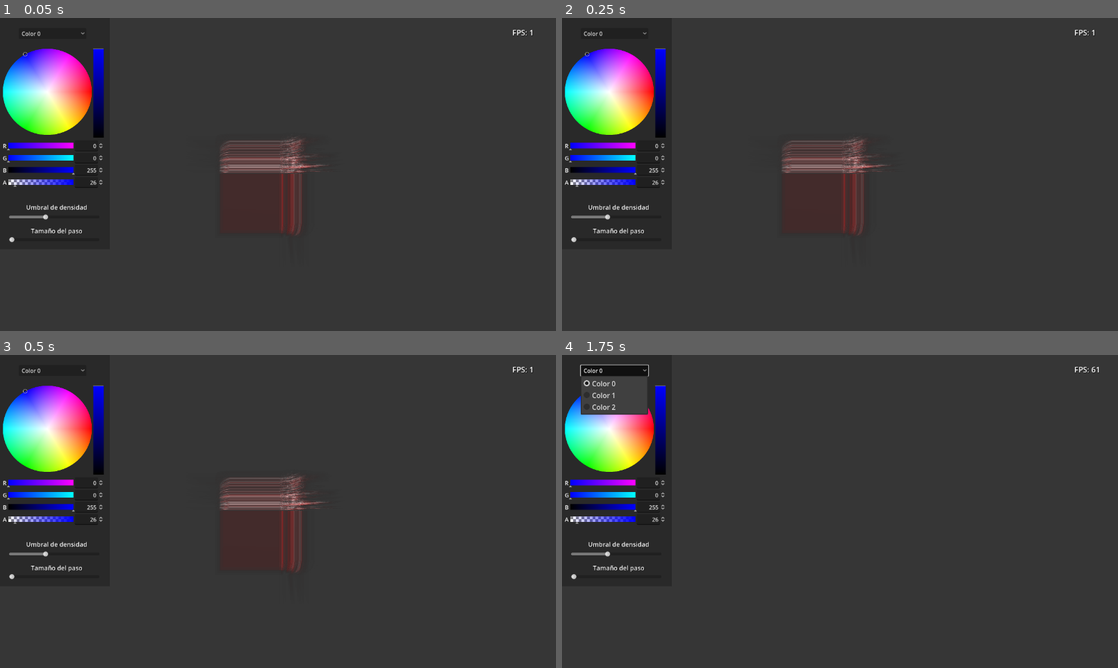
Above: before the commit, frames 1-4 (two rows, left to right).
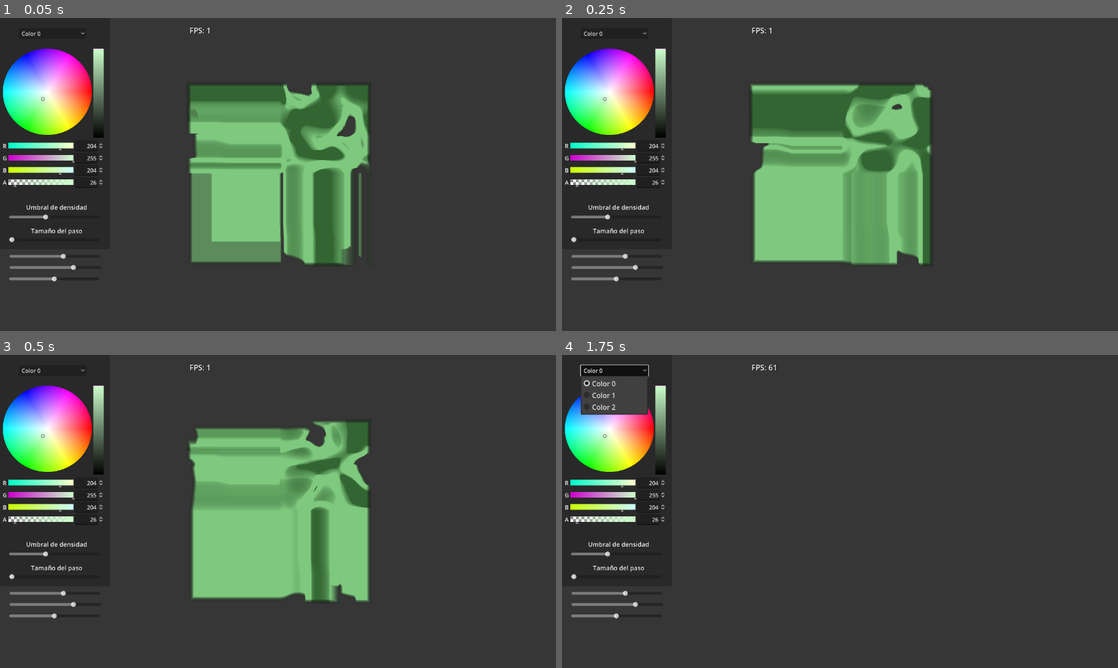
Above: after the commit, the same moments.

Repository: alvaro23LP/visualizador-volumenes
Game: Godot game, scene res://main.tscn
Two runs of this game, one before a commit and one after it. Both use one fixed random seed, a clock stepped at 60 frames per second and the inputs below. A sky picture missing from this copy of the repository is replaced by a grey-blue gradient.
Inputs (mouse positions are in pixels of both pictures, inside the frame that each line leads up to):
- Up to frame 1 (0.05 s): no input
- Up to frame 2 (0.25 s): no input
- Up to frame 3 (0.5 s): no input
- Up to frame 4 (1.75 s): move the mouse to (867, 511) at 0.52 s; hold W (move_forward) 0.53-1.25 s; hold 1 (toggle_camera) 0.53-1.25 s; click "Color 0" at 1.25 s

The runs differ from the first frame. In frame 1, 19% of the frame differs, in the area x 1-96%, y 3-85%; in frame 2, 20%; in frame 3, 19%; in frame 4, 1.8%.

Commit message:
Perlin noise mejorado, sliders añadidos, pruebas hechas

Diff:
--- a/control.gd
+++ b/control.gd
@@ -15,7 +15,7 @@
 	# Inicializa controles con valores actuales
 	$HSlider.value = mat.get_shader_parameter("umbral_densidad")
 	$HSlider_paso.value = mat.get_shader_parameter("paso")
-	mat.set_shader_parameter("paso", 0.005)
+	mat.set_shader_parameter("paso", 0.001)
 	print("PASO: ", mat.get_shader_parameter("paso"))
 	#$HSlider_paso.value = 0.0100000;
 	#mat.set_shader_parameter("paso", 0.0010000)
@@ -29,13 +29,14 @@
 	$ColorPicker.color_changed.connect(_on_color_changed)
 
 	# Inicializar picker con el valor del primer color
-	var c = Color(0.0, 0.0, 1.0, 0.1)
+	var c = Color(0.8, 1.0, 0.8, 0.1)
 	$ColorPicker.color = c
 
 	mat.set_shader_parameter("extra_color_0", c)
-	c = Color(0.5, 0.0, 0.0, 0.2)
+	c = Color(0.5, 0.8, 0.5, 0.1)
 	mat.set_shader_parameter("extra_color_1", c)
-	c = Color(0.8, 1.0, 1.0, 0.2)
+	c = Color(0.2, 0.4, 0.2, 0.1)
+
 	mat.set_shader_parameter("extra_color_2", c)
 	#c = Color(1.0, 1.0, 1.0, 0.2)
 	#mat.set_shader_parameter("extra_color_3", c)
--- a/main.gd
+++ b/main.gd
@@ -1,7 +1,7 @@
 extends Node3D
 
 var deltas := []
-const MAX_DELTAS := 1000
+const MAX_DELTAS := 2000
 const FILE_PATH := "res://deltas.txt"
 
 func _save_all():
@@ -33,6 +33,9 @@
 @onready var viewport2 := $SubViewport2
 @onready var mesh := $Box_trazado_rayos
 
+var noise: FastNoiseLite
+var tex3d: NoiseTexture3D
+
 func _ready():
 	cam_fp.current = false
 	cam_orbital.current = true
@@ -50,8 +53,46 @@
 	var loader = VolumeLoader.new()
 	var volume_tex = loader.create_volume_from_folder("res://slices/")
 	mat.set_shader_parameter("textura3D", volume_tex)
-	mat.set_shader_parameter("tex_size", volume_tex.get_width())
+	#mat.set_shader_parameter("tex_size", volume_tex.get_width())
 
+	noise = FastNoiseLite.new()
+	noise.seed = randi()
+	noise.noise_type = FastNoiseLite.TYPE_SIMPLEX
+	noise.frequency = 0.026
+	noise.fractal_octaves = 6
+	noise.fractal_lacunarity = 2.0
+	noise.fractal_gain = 0.1
+
+	tex3d = NoiseTexture3D.new()
+	tex3d.noise = noise
+	tex3d.width = 128
+	tex3d.height = 128
+	tex3d.depth = 128
+	tex3d.seamless = true
+
+
+	mat.set_shader_parameter("volume_noise", tex3d)
+
+
+func _on_h_slider_2_value_changed(value: float) -> void:
+	noise.frequency = value
+	print(value)
+	tex3d.noise = noise
+
+func _on_h_slider_3_value_changed(value: float) -> void:
+	noise.fractal_octaves = int(value)
+	tex3d.noise = noise
+
+func _on_h_slider_4_value_changed(value: float) -> void:
+	noise.fractal_lacunarity = value
+	tex3d.noise = noise
+
+
+
+
+
+var time := 0.0
+var noise_speed := Vector3(1.5, -2.0, 1.2)  # Velocidad por eje
 
 func _process(_delta):
 	var mat = mesh.get_active_material(0)
@@ -64,6 +105,29 @@
 	mat.set_shader_parameter("volume_min", bounds.position)
 	mat.set_shader_parameter("volume_size", bounds.size)
 
+	mat.set_shader_parameter("volume_noise", tex3d)
+
+	#time += _delta
+	##noise.offset = noise_speed * time
+	#var fps_scale := Engine.get_frames_per_second() / 60.0
+	#noise.offset = Vector3(
+		#time * 6.0 * fps_scale,
+		#time * 8.0 * fps_scale,
+		#time * 10.0 * fps_scale
+	#)
+	##var offset = Vector3(sin(time*0.3), cos(time * 0.2), sin(time * 0.1))
+	##noise.offset = Vector3(0.0, 0.0, time)
+	#tex3d.noise= noise
+
+	time += _delta/2
+	var offset = (noise_speed/2.0) * time
+#		var offset = noise_speed * time * 3.0  # Escala para más movimiento
+	mat.set_shader_parameter("noise_offset", offset)
+
+	#print("noise fre: ", noise.frequency)
+	#print("noise fracta lacu: ", noise.fractal_lacunarity)
+	#print("noise octaves: ", noise.fractal_octaves)
+	#mat.set_shader_parameter("noise_offset", offset)
 
 	if cam_fp.current:
 		cam_viewport1.global_transform = cam_fp.global_transform
--- a/main.tscn
+++ b/main.tscn
@@ -34,6 +34,7 @@
 shader_parameter/volume_min = null
 shader_parameter/volume_size = null
 shader_parameter/tex_size = null
+shader_parameter/noise_offset = null
 shader_parameter/extra_color_0 = null
 shader_parameter/extra_color_1 = null
 shader_parameter/extra_color_2 = null
@@ -86,25 +87,20 @@
 script = ExtResource("3_y7tog")
 
 [node name="Camera3D" type="Camera3D" parent="FirstPerson"]
-transform = Transform3D(1, 1.86265e-09, 8.14188e-17, 0, -4.37114e-08, 1, 1.86265e-09, -1, -4.37114e-08, 0, 0, 0)
 cull_mask = 1048569
 near = 0.001
 
 [node name="CollisionShape3D" type="CollisionShape3D" parent="FirstPerson"]
-transform = Transform3D(1, 1.86265e-09, 8.14188e-17, 0, -4.37114e-08, 1, 1.86265e-09, -1, -4.37114e-08, 0, 0, 0)
 shape = SubResource("BoxShape3D_nkp7i")
 
 [node name="Box_trazado_rayos" type="MeshInstance3D" parent="."]
-transform = Transform3D(1, 0, 0, 0, -4.37114e-08, 1, 0, -1, -4.37114e-08, 0, 0, 0)
 mesh = SubResource("BoxMesh_2fuyy")
 
 [node name="Box_delanteras" type="MeshInstance3D" parent="."]
-transform = Transform3D(1, 0, 0, 0, -4.37114e-08, 1, 0, -1, -4.37114e-08, 0, 0, 0)
 layers = 4
 mesh = SubResource("BoxMesh_dq05m")
 
 [node name="Box_traseras" type="MeshInstance3D" parent="."]
-transform = Transform3D(1, 0, 0, 0, -4.37114e-08, 1, 0, -1, -4.37114e-08, 0, 0, 0)
 layers = 2
 mesh = SubResource("BoxMesh_snek2")
 surface_material_override/0 = SubResource("ShaderMaterial_8703w")
@@ -128,7 +124,6 @@
 render_target_update_mode = 4
 
 [node name="Camera3D" type="Camera3D" parent="SubViewport2"]
-transform = Transform3D(1, 0, 0, 0, -4.37114e-08, 1, 0, -1, -4.37114e-08, 0, 0, 0)
 cull_mask = 4
 
 [node name="SubViewport" type="SubViewport" parent="."]
@@ -139,7 +134,6 @@
 render_target_update_mode = 4
 
 [node name="Camera3D" type="Camera3D" parent="SubViewport"]
-transform = Transform3D(1, 0, 0, 0, -4.37114e-08, 1, 0, -1, -4.37114e-08, 0, 0, 0)
 cull_mask = 2
 
 [node name="Control" type="Control" parent="."]
@@ -222,19 +216,47 @@
 
 [node name="FPS" type="Label" parent="Control"]
 layout_mode = 0
-offset_left = 1472.5
-offset_top = 30.0
-offset_right = 1542.5
-offset_bottom = 72.0
+offset_left = 543.75
+offset_top = 23.75
+offset_right = 613.75
+offset_bottom = 65.75
 theme = SubResource("Theme_rj1k1")
 label_settings = SubResource("LabelSettings_q6ees")
 script = ExtResource("11_h1g5t")
 
-[node name="OmniLight3D" type="OmniLight3D" parent="."]
-transform = Transform3D(0.999954, 0.00959916, 0, -0.00959916, 0.999954, 0, 0, 0, 1, 0, 2.63943, 3.17229)
-
-[node name="DirectionalLight3D" type="DirectionalLight3D" parent="."]
-transform = Transform3D(1, 0, 0, 0, 0.75639, 0.654121, 0, -0.654121, 0.75639, 0.235135, 6.00375, 8.44708)
+[node name="HSlider2" type="HSlider" parent="Control"]
+layout_mode = 0
+offset_left = 26.25
+offset_top = 681.25
+offset_right = 288.25
+offset_bottom = 697.25
+max_value = 0.04
+step = 0.002
+value = 0.024
+
+[node name="HSlider3" type="HSlider" parent="Control"]
+layout_mode = 0
+offset_left = 26.25
+offset_top = 712.5
+offset_right = 289.25
+offset_bottom = 728.5
+min_value = 1.0
+max_value = 8.0
+value = 6.0
+
+[node name="HSlider4" type="HSlider" parent="Control"]
+layout_mode = 0
+offset_left = 25.0
+offset_top = 743.75
+offset_right = 285.0
+offset_bottom = 763.75
+min_value = 1.0
+max_value = 3.0
+step = 0.1
+value = 2.0
 
 [connection signal="value_changed" from="Control/HSlider" to="Control" method="_on_h_slider_value_changed"]
 [connection signal="value_changed" from="Control/HSlider_paso" to="Control" method="_on_h_slider_paso_value_changed"]
+[connection signal="value_changed" from="Control/HSlider2" to="." method="_on_h_slider_2_value_changed"]
+[connection signal="value_changed" from="Control/HSlider3" to="." method="_on_h_slider_3_value_changed"]
+[connection signal="value_changed" from="Control/HSlider4" to="." method="_on_h_slider_4_value_changed"]
--- a/project.godot
+++ b/project.godot
@@ -10,7 +10,7 @@
 
 [application]
 
-config/name="TFG_v1"
+config/name="TFG"
 run/main_scene="res://main.tscn"
 config/features=PackedStringArray("4.3", "Forward Plus")
 config/icon="res://icon.svg"
--- a/shader3_trazado_rayos.gdshader
+++ b/shader3_trazado_rayos.gdshader
@@ -4,17 +4,18 @@
 uniform sampler2D viewport_texture2;
 uniform sampler3D textura3D;
 
-uniform float umbral_densidad = 0.4;
+uniform float umbral_densidad = 0.3;
 uniform float paso = 0.001;
 uniform vec3 volume_min;
 uniform vec3 volume_size;
 uniform float tex_size;
 
+uniform sampler3D volume_noise;
+uniform vec3 noise_offset;
+
 uniform vec4 extra_color_0 : source_color;
 uniform vec4 extra_color_1 : source_color;
 uniform vec4 extra_color_2 : source_color;
-
-//varying vec3 normal_f;
 
 float funcion_densidad(vec3 p) {
 	vec3 uvw = clamp((p - volume_min) / volume_size, 0.0, 1.0);
@@ -22,40 +23,23 @@
 	return d > umbral_densidad ? d : 0.0;
 }
 
+float funcion_densidad2(vec3 p) {
+	vec3 uvw = clamp((p - volume_min) / volume_size, 0.0, 1.0);
+    float d = texture(volume_noise, uvw+noise_offset).r;
+	return d > umbral_densidad ? d : 0.0;
+}
+
 vec4 funcion_color(float d) {
     if (d >= 0.3 && d < 0.4) {
-        return vec4(extra_color_0.xyz, clamp(extra_color_0.a/25.0, 0.0, 0.3));
+        return vec4(extra_color_0.xyz, clamp(extra_color_0.a/35.0, 0.0, 0.3));
     } else if (d >= 0.4 && d <= 0.6) {
-        return vec4(extra_color_1.xyz, clamp(extra_color_1.a/25.0, 0.0, 0.3));
+        return vec4(extra_color_1.xyz, clamp(extra_color_1.a/35.0, 0.0, 0.3));
     } else if (d >= 0.6 && d <= 1.0) {
-        return vec4(extra_color_2.xyz,clamp(extra_color_2.a/25.0, 0.0, 0.3));
+        return vec4(extra_color_2.xyz,clamp(extra_color_2.a/35.0, 0.0, 0.3));
     } else {
         return vec4(0.0); // Vacio
     }
 }
-
-vec3 calcular_normal_volumen(vec3 p) {
-	vec3 uvw = clamp((p - volume_min) / volume_size, 0.0, 1.0); //valor de p
-	float aux = 1.0/tex_size; // si mi textura es 512^3, aux = 1/512
-
-	vec3 uvwX = uvw - vec3(aux, 0., 0.);
-	vec3 uvwY = uvw - vec3(0., aux, 0.);
-	vec3 uvwZ = uvw - vec3(0., 0., aux);
-
-	float a = (texture(textura3D, uvw).r + texture(textura3D, uvw).g + texture(textura3D, uvw).b) / 3.0;
-
-	float bx = (texture(textura3D, uvwX).r + texture(textura3D, uvwX).g + texture(textura3D, uvwX).b) / 3.0;
-	float by = (texture(textura3D, uvwY).r + texture(textura3D, uvwY).g + texture(textura3D, uvwY).b) / 3.0;
-	float bz = (texture(textura3D, uvwZ).r + texture(textura3D, uvwZ).g + texture(textura3D, uvwZ).b) / 3.0;
-
-	float dx = a-bx;
-	float dy = a-by;
-	float dz = a-bz;
-
-	vec3 normal = vec3(dx, dy, dz);
-	return normalize(normal);
-}
-
 
 void fragment() {
     vec4 traseras = textureLod(viewport_texture, SCREEN_UV, 0.0); // textura del primer viewport
@@ -76,7 +60,7 @@
 	for (float t = 0.0; t < dis; t += paso) {	// Recorremos el rayo
         p = delanteras.rgb + (ray_dir * t);			// Punto p en el rayo
 
-		alpha = funcion_densidad(p);
+		alpha = funcion_densidad2(p);
 		color = funcion_color(alpha);
 
 		final_color += color.rgb * color.a;
@@ -86,16 +70,6 @@
 			break;
     }
 
-	//Calculo la normal
-	//normal_f = calcular_normal_volumen(p);
-
-	//NORMAL = normal_f;
-
 	ALBEDO = final_color;
     ALPHA = clamp(transparencia, 0.0, 1.0);
 }
-
-//void light(){
-	//float NdotL = clamp(dot(normal_f, LIGHT), 0.0, 1.0);
-	//DIFFUSE_LIGHT +=  NdotL * ATTENUATION * LIGHT_COLOR ;
-//}
